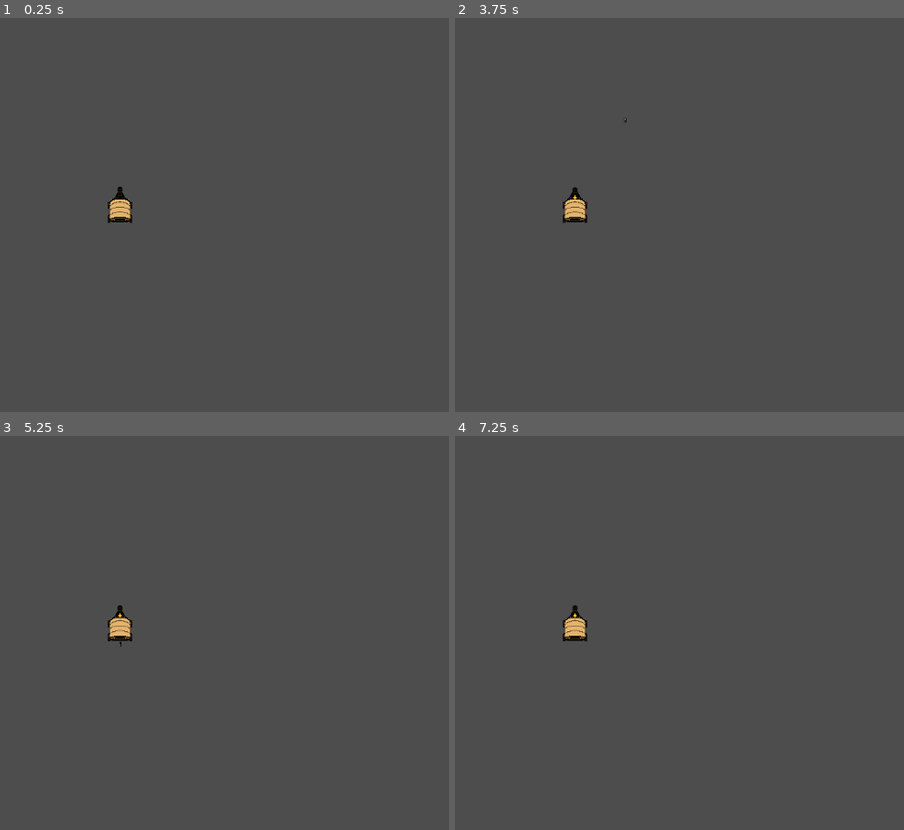
Above: before the commit, frames 1-4 (two rows, left to right).
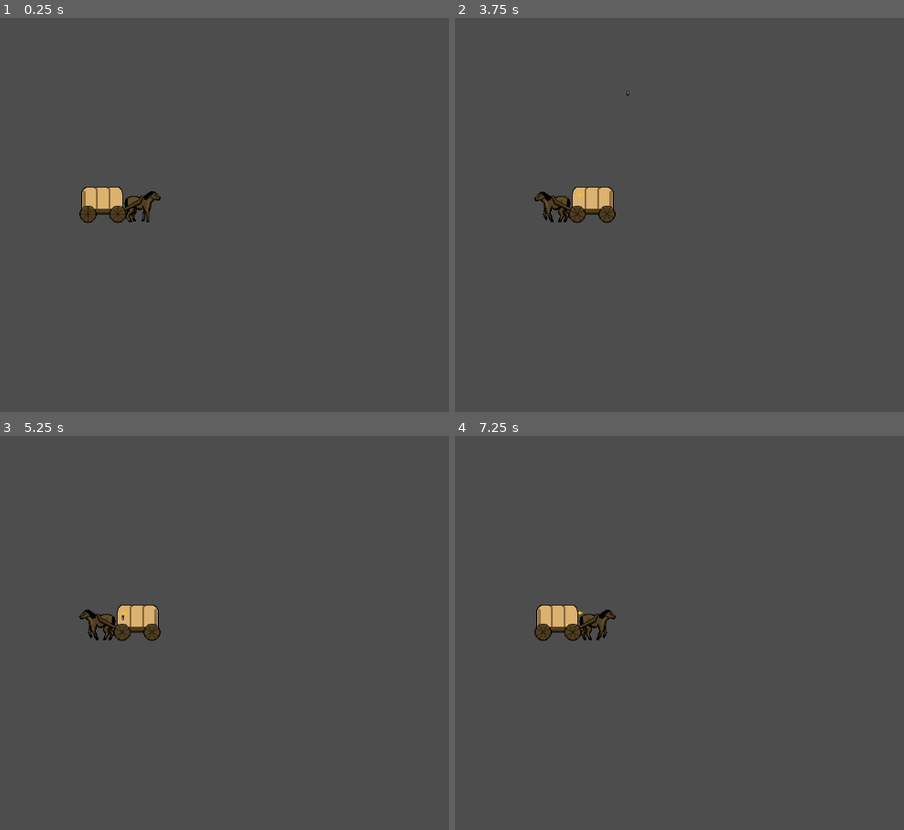
Above: after the commit, the same moments.

Repository: KJMazely/AppalachianTrail
Game: Godot game, scene res://scenes/entities/player/player.tscn
Two runs of this game, one before a commit and one after it. Both use one fixed random seed, a clock stepped at 60 frames per second and the inputs below.
Inputs (mouse positions are in pixels of both pictures, inside the frame that each line leads up to):
- Up to frame 1 (0.25 s): no input
- Up to frame 2 (3.75 s): tap Enter at 0.5 s; move the mouse to (733, 203) at 0.52 s; hold D (right) 0.53-1.28 s; click (733, 203) at 0.67 s; move the mouse to (outside the picture) at 1.27 s; hold S (down) 1.28-2.03 s; move the mouse to (648, 132) at 2.02 s; hold D (right) 2.03-2.78 s; tap Space at 2.75 s; move the mouse to (540, 305) at 2.77 s; hold W (up) 2.78-3.53 s; click (540, 305) at 2.92 s; move the mouse to (791, 285) at 3.52 s; hold A (left) from 3.53 s (still down)
- Up to frame 3 (5.25 s): move the mouse to (outside the picture) at 4.27 s; tap Enter at 5 s; move the mouse to (157, 640) at 5.02 s; release A (left) at 5.03 s; hold S (down) from 5.03 s (still down); click (157, 640) at 5.17 s
- Up to frame 4 (7.25 s): tap Space at 5.75 s; move the mouse to (463, 538) at 5.77 s; release S (down) at 5.78 s; hold D (right) 5.78-6.53 s; move the mouse to (733, 621) at 6.52 s; hold W (up) from 6.53 s (still down)

The runs differ from the first frame. In frame 1, 1.1% of the frame differs, in the area x 17-36%, y 42-53%; in frame 2, 1.1%; in frame 3, 1.2%, in the area x 17-36%, y 42-54%; in frame 4, 1.2%.

Commit message:
changing player sprite

Diff:
--- a/Godot/appalachian-trail-game/scenes/entities/player/player.tscn
+++ b/Godot/appalachian-trail-game/scenes/entities/player/player.tscn
@@ -1,12 +1,12 @@
 [gd_scene format=3 uid="uid://baqswhdnk13gw"]
 
 [ext_resource type="Script" uid="uid://b2xueslysrsnw" path="res://scenes/entities/player/player.gd" id="1_635qg"]
-[ext_resource type="Texture2D" uid="uid://cv8f5vgemxfpu" path="res://sprites/player/Player1.png" id="2_635qg"]
+[ext_resource type="Texture2D" uid="uid://c76gbcvhg7vdo" path="res://sprites/player/Playerwagon.png" id="2_nh4ur"]
 [ext_resource type="Texture2D" uid="uid://ciuwgldbvb7qj" path="res://sprites/Muzzle_Flash.png" id="3_58kc7"]
 [ext_resource type="PackedScene" uid="uid://ck17v02xg4jkk" path="res://scenes/weapons/gun.tscn" id="4_nh4ur"]
 
 [sub_resource type="RectangleShape2D" id="RectangleShape2D_635qg"]
-size = Vector2(38, 20)
+size = Vector2(108, 18)
 
 [sub_resource type="Animation" id="Animation_635qg"]
 length = 0.033333335
@@ -85,7 +85,7 @@
 
 [sub_resource type="Animation" id="Animation_nh4ur"]
 resource_name = "moving"
-length = 0.4
+length = 0.40317422
 loop_mode = 1
 step = 0.1
 tracks/0/type = "value"
@@ -95,10 +95,10 @@
 tracks/0/interp = 1
 tracks/0/loop_wrap = true
 tracks/0/keys = {
-"times": PackedFloat32Array(0, 0.1, 0.2, 0.3),
-"transitions": PackedFloat32Array(1, 1, 1, 1),
+"times": PackedFloat32Array(0, 0.21587023),
+"transitions": PackedFloat32Array(1, 1),
 "update": 1,
-"values": [0, 1, 2, 3]
+"values": [0, 1]
 }
 
 [sub_resource type="AnimationLibrary" id="AnimationLibrary_bjvvg"]
@@ -147,16 +147,18 @@
 script = ExtResource("1_635qg")
 
 [node name="Sprite2D" type="Sprite2D" parent="." unique_id=398838605]
-position = Vector2(0, -28)
-texture = ExtResource("2_635qg")
-hframes = 6
+position = Vector2(0, -27)
+texture = ExtResource("2_nh4ur")
+vframes = 2
 
 [node name="MuzzleFlash" type="Sprite2D" parent="." unique_id=270910496]
-position = Vector2(0, -28)
+position = Vector2(-4, -44)
+rotation = 1.5707964
 texture = ExtResource("3_58kc7")
 hframes = 3
 
 [node name="CollisionShape2D" type="CollisionShape2D" parent="." unique_id=447411323]
+position = Vector2(-8, -1)
 shape = SubResource("RectangleShape2D_635qg")
 
 [node name="Camera2D" type="Camera2D" parent="." unique_id=1006706540]
@@ -170,3 +172,4 @@
 anim_player = NodePath("../AnimationPlayer")
 
 [node name="Gun" parent="." unique_id=384517215 instance=ExtResource("4_nh4ur")]
+position = Vector2(4, -43)
--- a/Godot/appalachian-trail-game/scenes/weapons/gun.tscn
+++ b/Godot/appalachian-trail-game/scenes/weapons/gun.tscn
@@ -3,7 +3,6 @@
 [ext_resource type="Script" uid="uid://pk1hgcqnb418" path="res://scenes/weapons/gun.gd" id="1_76485"]
 
 [node name="Gun" type="Node2D" unique_id=384517215]
-position = Vector2(0, -1)
 script = ExtResource("1_76485")
 
 [node name="Marker2D" type="Marker2D" parent="." unique_id=1540098242]
Binary file added: Godot/appalachian-trail-game/sprites/maps/TileMapMountain.png
Not shown, added: Godot/appalachian-trail-game/sprites/maps/TileMapMountain.png.import
Binary file added: Godot/appalachian-trail-game/sprites/player/Playerwagon.png
Not shown, added: Godot/appalachian-trail-game/sprites/player/Playerwagon.png.import
